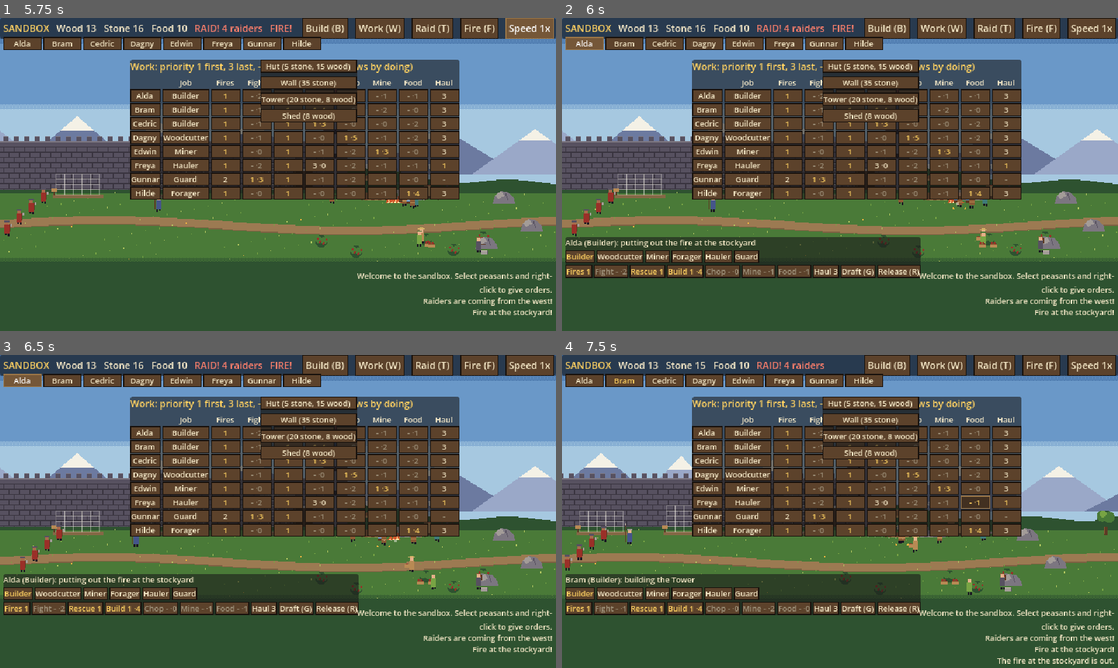
Above: before the commit, frames 1-4 (two rows, left to right).
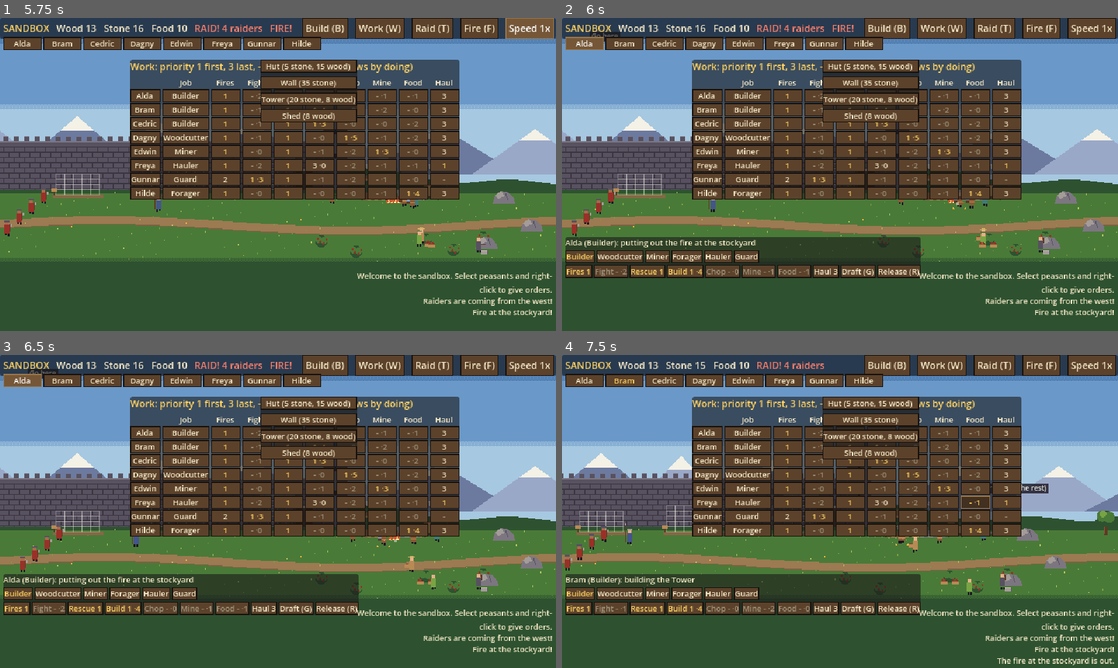
Above: after the commit, the same moments.

Repository: henrikmoepe-del/basebygger
Game: Godot game, scene res://sandbox/sandbox.tscn
Two runs of this game, one before a commit and one after it. Both use one fixed random seed, a clock stepped at 60 frames per second and the inputs below. This scene is started directly instead of the project's main scene.
Inputs (mouse positions are in pixels of both pictures, inside the frame that each line leads up to):
- Up to frame 1 (5.75 s): click "Build (B)" at 0.5 s; click "Work (W)" at 1.25 s; click "Raid (T)" at 2 s; click "Fire (F)" at 2.75 s; click "Speed 1x" at 3.5 s; click "Speed 2x" at 4.25 s; click "Speed 4x" at 5 s
- Up to frame 2 (6 s): click "Alda" at 5.75 s
- Up to frame 3 (6.5 s): no input
- Up to frame 4 (7.5 s): click "Bram" at 6.5 s; tap Enter at 7.25 s; move the mouse to (962, 495) at 7.27 s; hold Right (ui_right) from 7.28 s (still down); hold Shift from 7.28 s (still down); click (962, 495) at 7.42 s

Frame 1 is identical in both runs. In frame 2, less than 0.1% of the frame differs, in the area x 5-11%, y 4-8%; in frame 3, less than 0.1%; in frame 4, 0.2%, in the area x 77-88%, y 41-45%.

Commit message:
Sandbox: a hint under the mouse says what a right-click will order, or who a peasant is
Co-Authored-By: Claude Opus 5.5 <noreply@anthropic.com>
Claude-Session: https://claude.ai/code/session_01KRfBmN2ZEbarco8VY7eoa6

Diff:
--- a/sandbox/sandbox.gd
+++ b/sandbox/sandbox.gd
@@ -569,9 +569,44 @@
 			n += 1
 	if placing != "":
 		_draw_ghost(get_global_mouse_position())
+	else:
+		_draw_hint(get_global_mouse_position())
 	for ping in _pings:
 		var r: float = 3.0 + (0.6 - ping.t) * 14.0
 		overlay.draw_arc(ping.pos, r, 0, TAU, 12, Color(SbData.GOLD, ping.t / 0.6), 1.0)
+
+
+const ORDER_WORDS := {
+	"fight": "Fight %s", "firefight": "Put out %s", "haul": "Haul %s", "chop": "Chop %s",
+	"mine": "Mine %s", "forage": "Pick %s", "build": "Build %s", "rescue": "Rescue %s",
+}
+
+
+## Under the mouse: with peasants selected, what a right-click would order;
+## over a peasant, their name, job and what they are doing.
+func _draw_hint(at: Vector2) -> void:
+	var text := ""
+	var p := peasant_at(at)
+	if p != null and not (p.is_open() and not selected.is_empty()):
+		text = "%s, %s: %s" % [p.person_name, p.job_name(), p.activity().to_lower()]
+	elif not selected.is_empty():
+		var o := order_at(at)
+		if o.kind == "goto":
+			text = "Go here" + (" and hold" if selected.any(func(s): return s.drafted) else "")
+		else:
+			text = ORDER_WORDS[o.kind] % o.target.label()
+		if Input.is_key_pressed(KEY_SHIFT):
+			text += " (after the rest)"
+	if text == "":
+		return
+	var font := ThemeDB.fallback_font
+	var size := 8
+	var w := font.get_string_size(text, HORIZONTAL_ALIGNMENT_LEFT, -1, size).x
+	var pos := at + Vector2(8, -6) / camera.zoom
+	overlay.draw_set_transform(pos, 0.0, Vector2.ONE / camera.zoom)
+	overlay.draw_rect(Rect2(-2, -8, w + 4, 11), Color(SbData.INK, 0.8))
+	overlay.draw_string(font, Vector2(0, 0), text, HORIZONTAL_ALIGNMENT_LEFT, -1, size, SbData.WHITE)
+	overlay.draw_set_transform(Vector2.ZERO)
 
 
 ## The building being placed, as a see-through outline under the mouse:
--- a/sandbox/tests/shots.gd
+++ b/sandbox/tests/shots.gd
@@ -26,6 +26,8 @@
 	"rescue": {"steps": [[1.0, "hurt"], [5.0, "shot"], [10.0, "shot"]]},
 	# Needs: after a while some eat at the stockyard and sleep; berry bushes.
 	"needs": {"steps": [[1.0, "needs"], [12.0, "shot"]]},
+	# The hint under the mouse with builders selected, over a tree.
+	"hint": {"steps": [[1.0, "hint"], [0.5, "shot"]]},
 	"box": {"steps": [[2.0, "box"], [0.1, "goto"], [0.4, "shot"]]},
 }
 
@@ -124,6 +126,12 @@
 			w.peasants[1].tired = 99.0
 			w.peasants[5].tired = 99.0
 			w.select([w.peasants[0], w.peasants[1], w.peasants[7]])
+		"hint":
+			w.camera.position = Vector2(330, -20)
+			w.select(w.peasants.filter(func(p): return p.job == "builder"))
+			var t: Node2D = w.trees[3]
+			var screen: Vector2 = (t.position + Vector2(0, -20) - w.camera.position) * w.camera.zoom + Vector2(320, 180)
+			Input.warp_mouse(screen * 2.0)
 		"work":
 			w.peasants[3].cycle_prio("haul")
 			w.hud.toggle_work()
